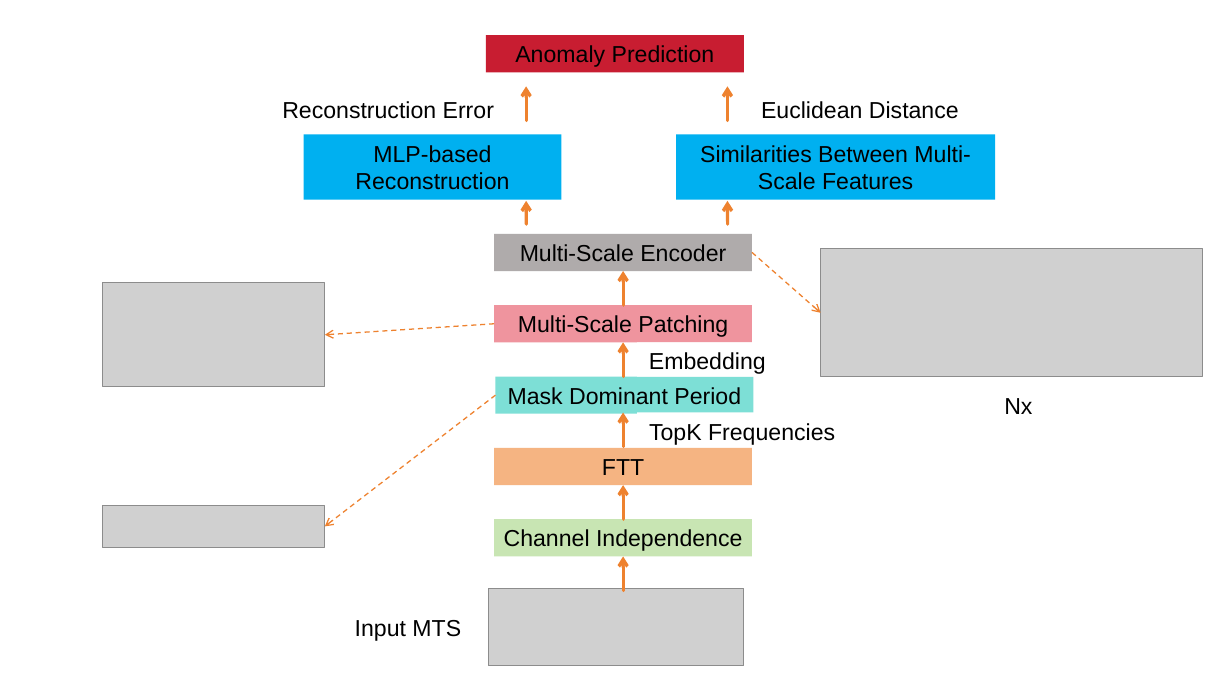
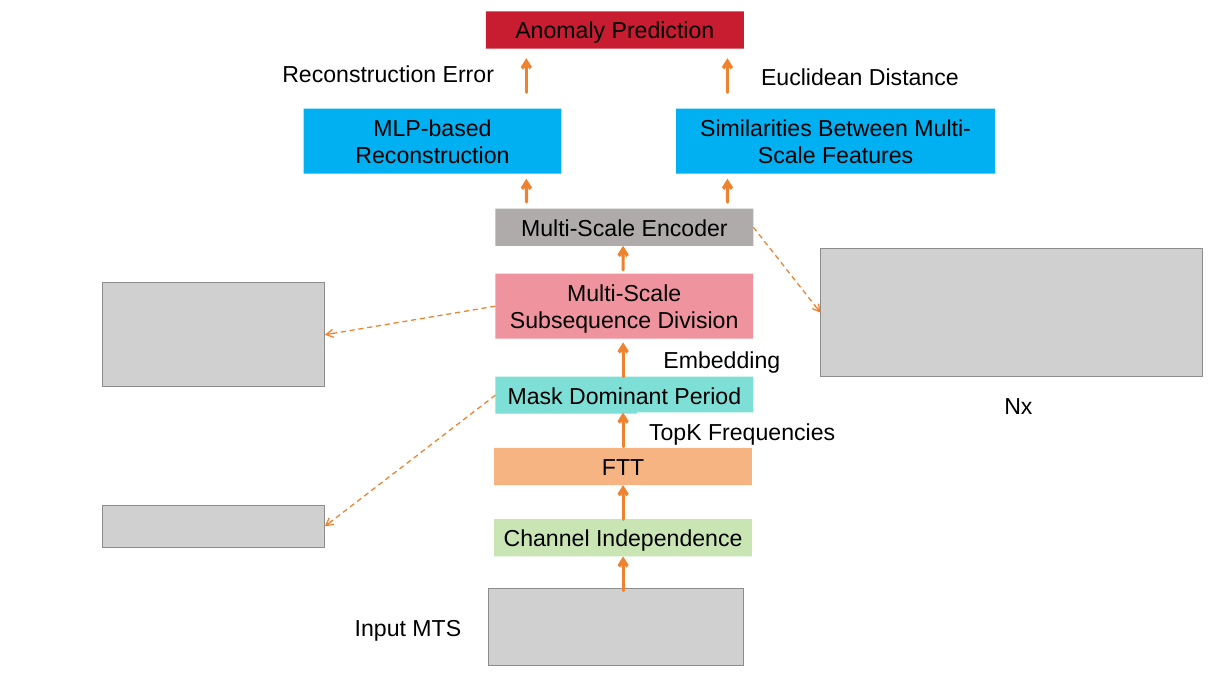
Before and after one commit to wuchenhu98/lunwen, a slide deck: slide 10 of 论文插图.pptx. Drawn at 1232x693 pixels with LibreOffice and Linux fonts; fonts in the diff are those of the drawing; grey boxes stand for pictures. Boxes give left, top, right and bottom in pixels: in the first picture for what was removed or moved away, otherwise in the second. Text is boxed around its words. In the diff, an @@ line names an element or a change of style, - is before the commit and + after.

```diff
--- a/论文插图.pptx
+++ b/论文插图.pptx
@@ text "Reconstruction Error": place and size @@
-text "Reconstruction Error" at [282,101,494,119]
+text "Reconstruction Error" at [282,65,494,83]
@@ arrow moved from (526, 120) - (526, 86) to (527, 92) - (527, 58) @@
@@ arrow moved from (727, 120) - (727, 86) to (727, 92) - (727, 58) @@
@@ text "Euclidean Distance": place and size @@
-text "Euclidean Distance" at [761,101,959,119]
+text "Euclidean Distance" at [761,68,959,86]
@@ 4 rectangles, 2 arrows: place and size @@
-4 rectangles, 2 arrows at [304,35,995,271]
+4 rectangles, 2 arrows at [304,11,995,246]
@@ arrow moved from (752, 252) - (821, 312) to (753, 227) - (821, 312) @@
@@ arrow moved from (623, 305) - (623, 271) to (623, 270) - (623, 246) @@
@@ rectangle "Multi-Scale Subsequence Division": place and size @@
-rectangle "Multi-Scale Subsequence Division" at [494,305,752,342]
+rectangle "Multi-Scale Subsequence Division" at [495,274,753,339]
@@ text in rectangle at [510,284,739,333]: text changed @@
-Multi-Scale Patching
+Multi-Scale Subsequence Division
@@ arrow moved from (494, 323) - (325, 335) to (495, 306) - (325, 335) @@
@@ rectangle "Embedding": place and size @@
-rectangle "Embedding" at [637,342,777,376]
+rectangle "Embedding" at [652,340,792,374]
```
Also in this commit, not shown: 3 other slides changed, 2 slides added, 1 slide removed.
